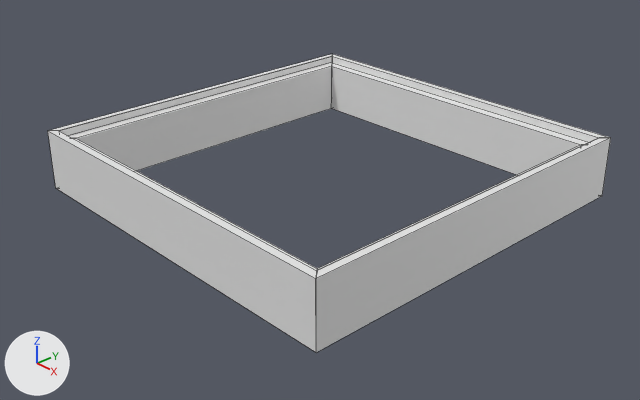
The Blender file blender/artifact_init.blend, before and after one commit.
Rendered twice from a 50 mm camera at (1.51, -1.434, 0.978) aimed at (-0.003, -0.019, -0.018). The axes (+X, +Y, +Z) are drawn at lower left. The lights are the same throughout. Mesh edges are drawn as thin lines. The same objects are shown in both versions, whatever each file hides.

In view in the first picture: 'FRAME_BOTTOM', 'FRAME_LEFT', 'FRAME_RIGHT', 'FRAME_TOP'.
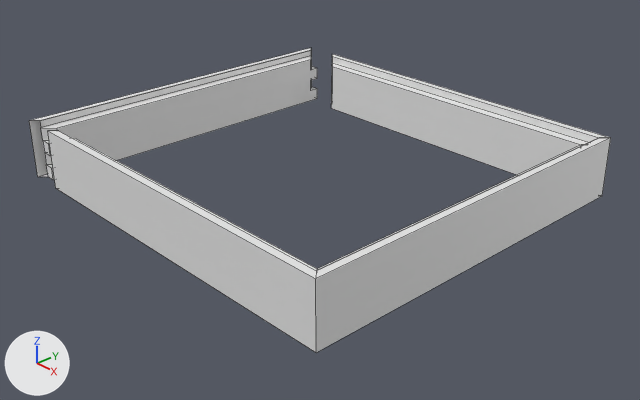
Where the newer file only moved an object's origin or applied its transform, the numbers keep the older frame.

Changed parts and their boxes [x1, y1, x2, y2] in the pictures (640 x 400 px):
'FRAME_LEFT', reshaped, moved
    before: [48, 54, 332, 186]
    after: [29, 48, 317, 180]
part 1 of me_plane_016, deleted
    before: [48, 54, 332, 186]
part 2 of me_plane_016, added
    after: [29, 48, 317, 180]

The edits, one by one:
me_plane_016 is used by ob_frame_left; location (0.0, 0.0, 0.0).
me_plane_016 had 41 vertices, 25 faces, 2 loose edges and spanned x -0.5..-0.45, y -0.5..0.5, z 0.0..0.16.
me_plane_016 now has 41 vertices, 24 faces, 2 loose edges and spans x 0.0..0.05, y -1.0..0.0, z -0.16..0.0.
me_plane_016 part 1: the whole mesh is rebuilt.
Part 2, on me_plane_016:
22 vertices are added at x 0.0..0.05, y -1.0..0.0, z -0.16..0.0.
14 new vertices lie (0.0, 0.0, 0.035) away from vertices in x 0.02..0.05, y -0.98..-0.02, z -0.16..-0.055.
5 new vertices lie (0.0, 0.0, 0.16) away from vertices in x 0.0..0.02, y -1.0..0.0, z -0.16.
2 loose edges are added.
24 new faces join them.
Object 'FRAME_LEFT' (ob_frame_left) moves from (0.0, 0.0, 0.0) to (-0.6, 0.5, 0.16).
